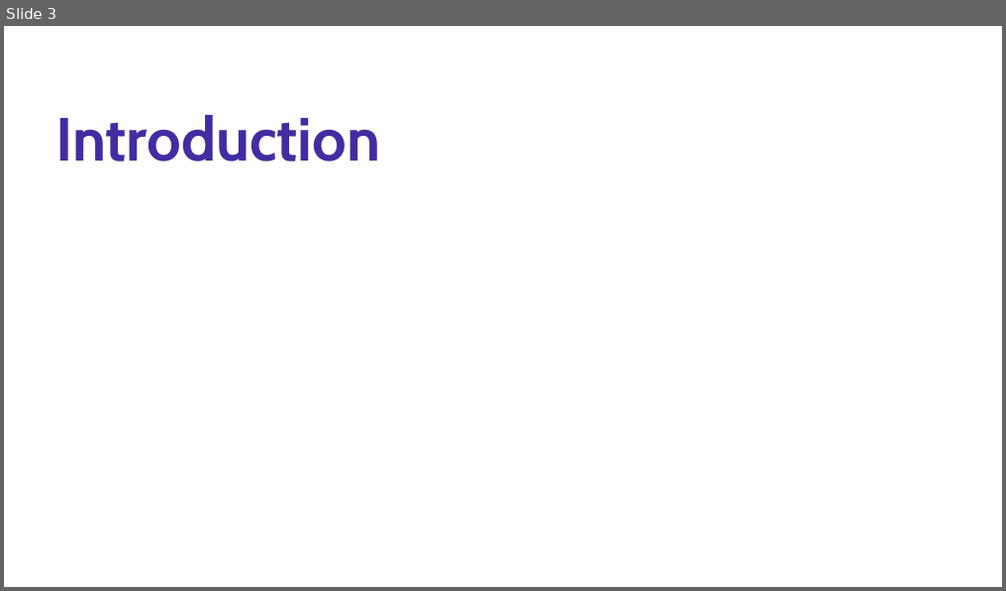
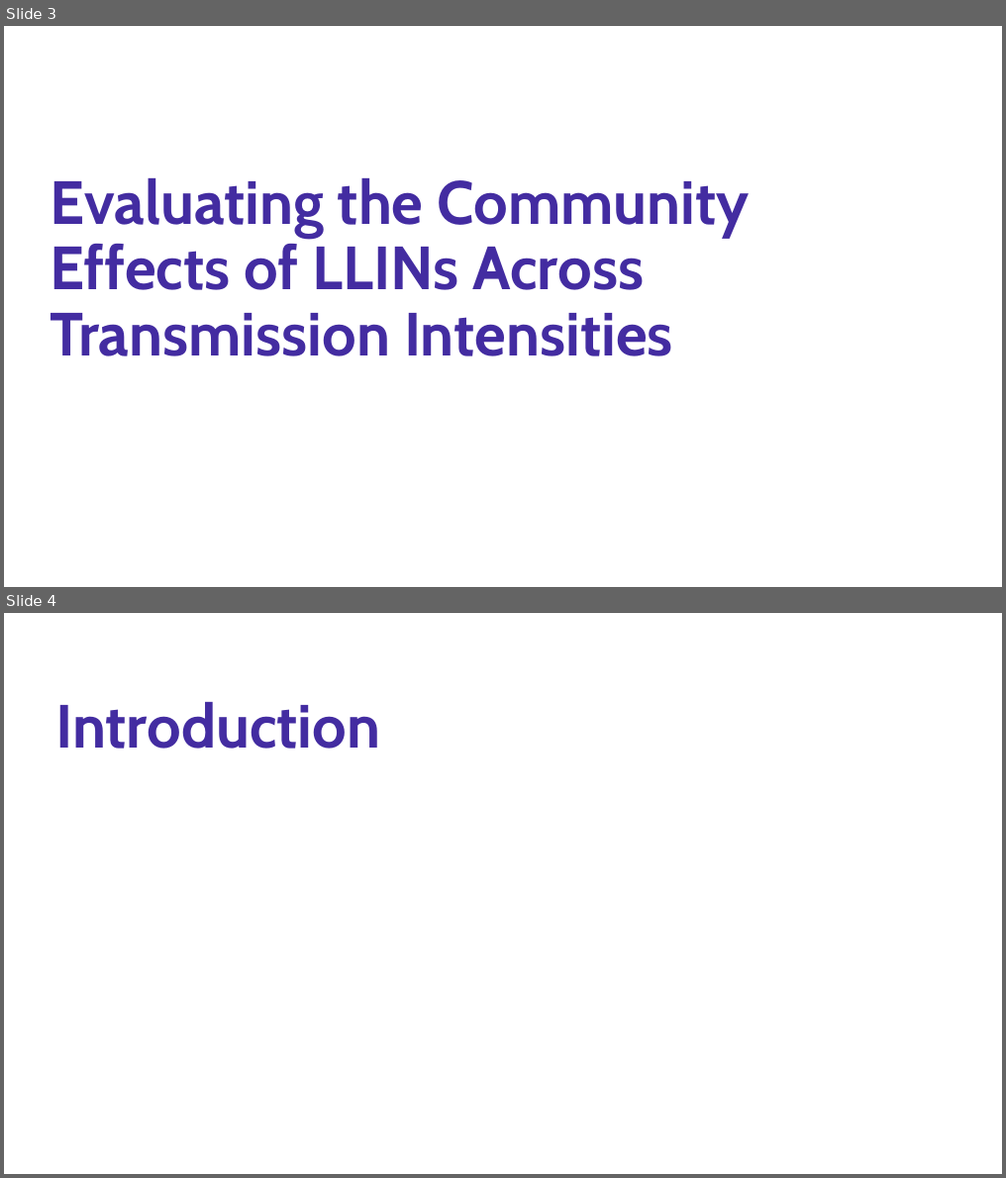
Before and after one commit to zenabusuboi/MySWISS-TPH, a slide deck: ZenabuPhD/COMMUNITY PROTECTION/PRESENTATIONS/CommProt_Presentation4_AnnualCommitteeMeeting2_2026.pptx. Shown one above the other, each under a label of ours: slide 3 before the commit, slides 3 and 4 after it. The pictures are 1006x591 and 1006x1178 pixels, drawn with LibreOffice and Linux fonts; fonts in the diff are those of the drawing; background and template pictures are left out. Boxes give left, top, right and bottom in pixels: in the first picture for what was removed or moved away, otherwise in the second. Text is boxed around its words. In the diff, an @@ line names an element or a change of style, - is before the commit and + after.

```diff
--- a/ZenabuPhD/COMMUNITY PROTECTION/PRESENTATIONS/CommProt_Presentation4_AnnualCommitteeMeeting2_2026.pptx
+++ b/ZenabuPhD/COMMUNITY PROTECTION/PRESENTATIONS/CommProt_Presentation4_AnnualCommitteeMeeting2_2026.pptx
@@ slide 3 added at box(4, 26, 1002, 587), background picture (left out) @@
@@ title added at box(50, 178, 749, 357), 44 pt, text #432CA1, bold @@
+Evaluating the Community Effects of LLINs Across Transmission Intensities
@@ what was slide 3 is now slide 4 @@
```
Also in this commit, not shown: 13 slides changed, 1 other slide added, 2 slides removed, 46 other files.
